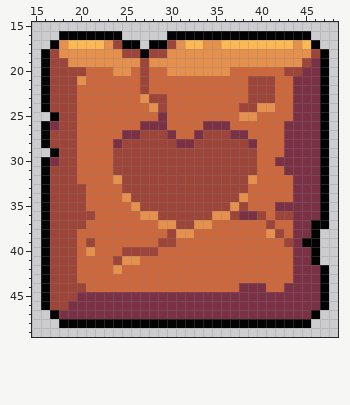
Pixel-art file -- graphics/hp_totem.aseprite. Above, as it was before the edit.
64x64 pixels, 1 frame. Shown: x 15..48, y 15..49.
New version:
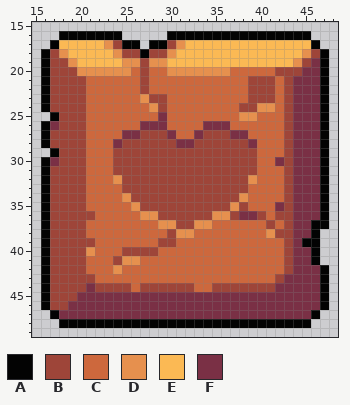
Palette (. is transparent): A #030303  B #9e4539  C #cd683d  D #e6904e  E #fbb954  F #7a3045
Change:
y 17: x 18 D -> E; x 34..35 DD -> EE; x 44 D -> E
y 18: x 19..23 DDDDD -> EEEEE; x 31..44 DDDDDDDDDDDDDD -> EEEEEEEEEEEEEE
y 19: x 20..24 DDDDD -> EEEEE; x 30..43 DDDDDDDDDDDDDD -> EEEEEEEEEEEEEE
y 20: x 20..23 BCCC -> DDDD; x 42 C -> B
y 21: x 20 D -> B; x 43 C -> B
y 22..25: x 20 C -> B; x 43 C -> B
y 26..31: x 20 C -> B; x 43 F -> B
y 32: x 20 C -> B; x 43 C -> B
y 33..34: x 43 C -> B
y 35: x 43 F -> B
y 37: x 43 C -> B
y 38: x 20 C -> B; x 43 C -> B
y 39: x 20 C -> B
y 40..42: x 20 C -> B; x 43 C -> B
y 43: x 20..21 CC -> BB; x 42..43 CC -> BF
y 44: x 21..25 CCCCC -> FBBBB; x 27..32 CCCCCC -> BBBBBB; x 35..42 CCCFFFCC -> BBBBBBBF
